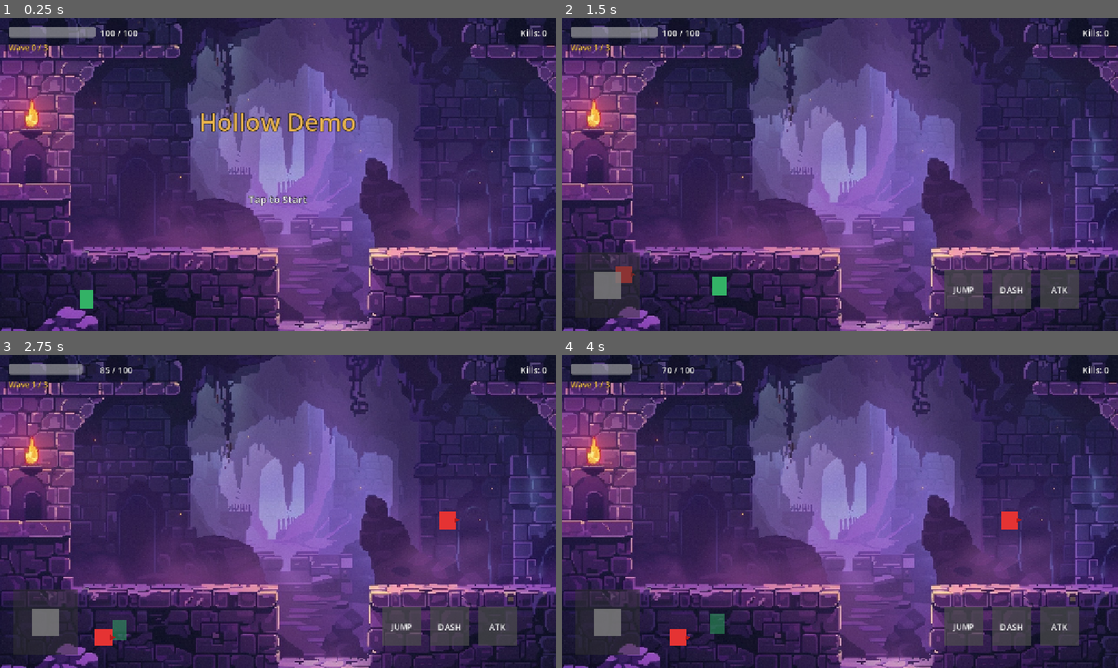
Above: before the commit, frames 1-4 (two rows, left to right).
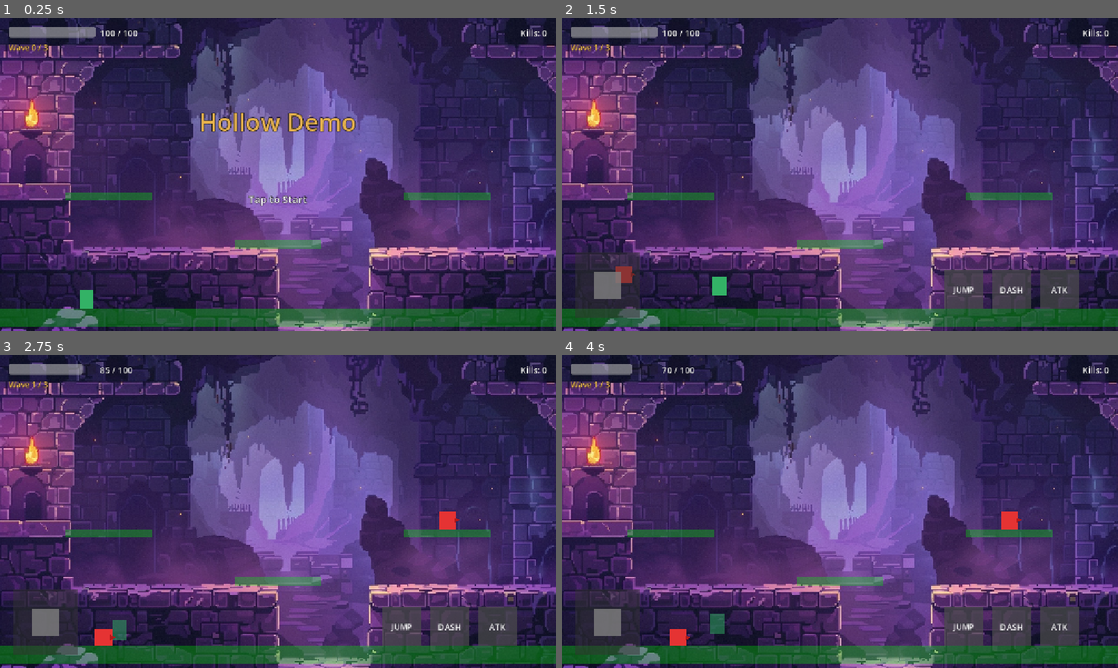
Above: after the commit, the same moments.

Repository: myself594/flappy-bird
Game: Godot game, scene res://scenes/main.tscn
Same seed, same stepped clock (60 frames per second), same inputs: the game is played once before the commit and once after it.
Inputs (mouse positions are in pixels of both pictures, inside the frame that each line leads up to):
- Up to frame 1 (0.25 s): no input
- Up to frame 2 (1.5 s): tap Enter at 0.5 s; move the mouse to (962, 158) at 0.52 s; hold D (move_right) 0.53-1.25 s; click (962, 158) at 0.6 s; tap W (jump) at 0.77 s; drag from (728, 190) to (739, 265) at 1.27 s
- Up to frame 3 (2.75 s): move the mouse to (333, 442) at 2.02 s; hold A (move_left) from 2.03 s (still down); click (333, 442) at 2.1 s
- Up to frame 4 (4 s): release A (move_left) at 2.75 s; drag from (812, 574) to (673, 464) at 2.77 s; tap Space at 3.5 s; move the mouse to (1006, 558) at 3.52 s; hold D (move_right) from 3.53 s (still down); click (1006, 558) at 3.6 s; tap W (jump) at 3.77 s

The runs differ from the first frame. In frame 1, 7.0% of the frame differs, in the area x 0-100%, y 55-99%; in frame 2, 7.0%; in frame 3, 7.0%; in frame 4, 7.0%.

Commit message:
Add debug collision visualization toggle
- Add debug_show_collisions export variable (default: true)
- When enabled, shows semi-transparent green rectangles for collision shapes
- Easy to toggle on/off in Godot editor inspector
- Helps verify collision body alignment with background platforms

Diff:
--- a/scripts/game_manager.gd
+++ b/scripts/game_manager.gd
@@ -1,6 +1,9 @@
 extends Node2D
 
 enum GameState { READY, PLAYING, VICTORY, GAME_OVER }
+
+# Debug settings
+@export var debug_show_collisions: bool = true  # 显示碰撞体（开发调试用）
 
 # Wave configuration
 @export var waves: Array[int] = [3, 4, 5]
@@ -50,6 +53,37 @@
 	update_ui()
 	show_start_screen()
 
+	# 调试模式：显示碰撞体
+	if debug_show_collisions:
+		show_collision_shapes()
+
+func show_collision_shapes() -> void:
+	# 为Arena中的所有碰撞体添加可视化
+	for body in arena.get_children():
+		if body is StaticBody2D:
+			for child in body.get_children():
+				if child is CollisionShape2D:
+					add_collision_visual(child)
+
+func add_collision_visual(collision_shape: CollisionShape2D) -> void:
+	var shape = collision_shape.shape
+	var visual = ColorRect.new()
+	visual.name = "DebugVisual"
+
+	if shape is RectangleShape2D:
+		var size = shape.size
+		visual.size = size
+		visual.position = -size / 2
+	elif shape is CircleShape2D:
+		# 用方形近似圆形显示
+		var diameter = shape.radius * 2
+		visual.size = Vector2(diameter, diameter)
+		visual.position = Vector2(-shape.radius, -shape.radius)
+
+	# 半透明绿色边框效果
+	visual.color = Color(0, 1, 0, 0.3)
+	collision_shape.add_child(visual)
+
 func _process(_delta: float) -> void:
 	match current_state:
 		GameState.READY:
